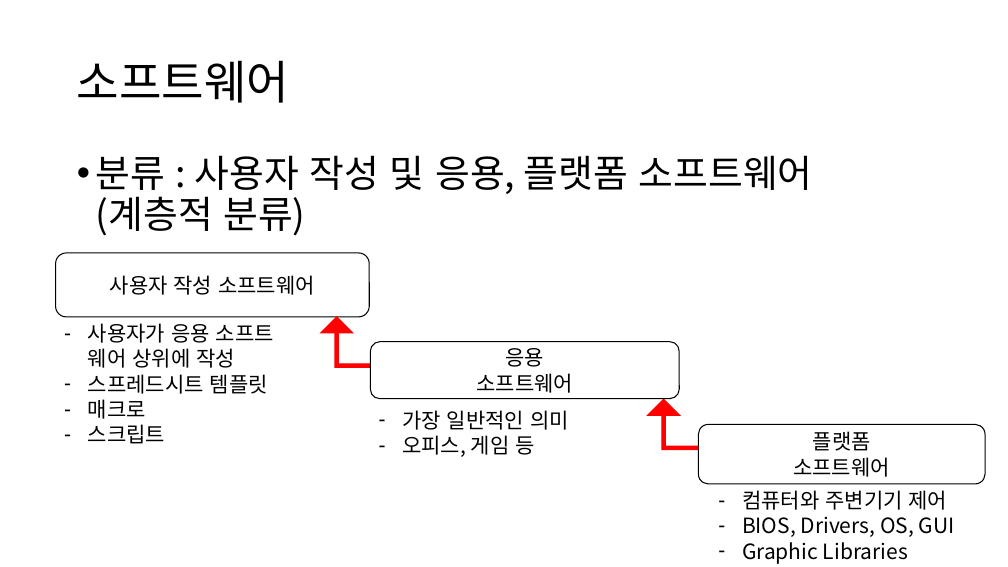
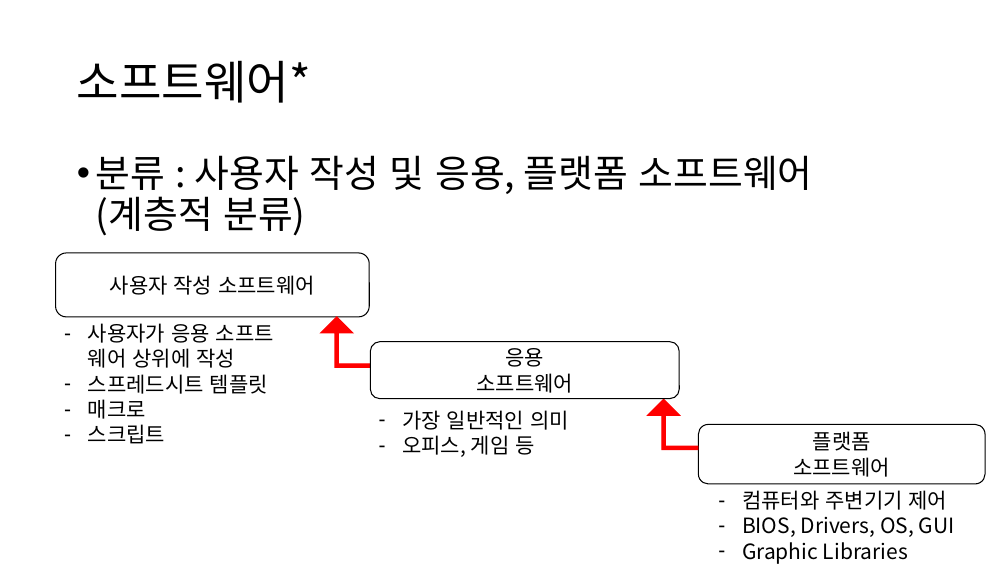
Before and after one commit to xoghk9zla/GameSoftwareEngineering, a slide deck: slide 12 of 게임 소프트웨어 공학 Lecture 1.pptx. Drawn at 1008x567 pixels with LibreOffice and Linux fonts; fonts in the diff are those of the drawing. Boxes give left, top, right and bottom in pixels: in the first picture for what was removed or moved away, otherwise in the second. Text is boxed around its words. In the diff, an @@ line names an element or a change of style, - is before the commit and + after.

```diff
--- a/게임 소프트웨어 공학 Lecture 1.pptx
+++ b/게임 소프트웨어 공학 Lecture 1.pptx
@@ title at (77,60,311,103): text changed @@
-소프트웨어
+소프트웨어*
```
Also in this commit, not shown: 1 other slide changed, 19 other files.
